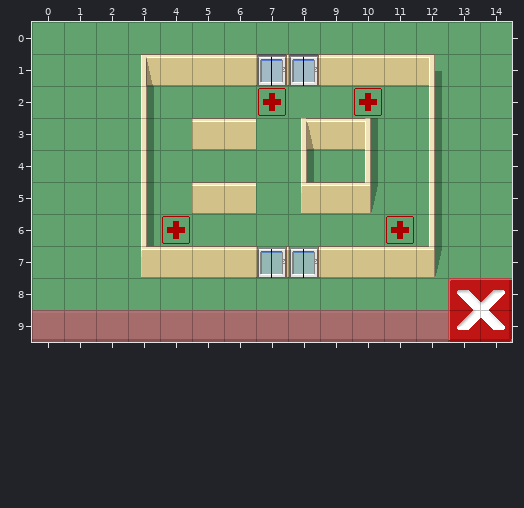
Tiled map: data/levels/merrygoround.tmx. Above: the version before the commit.
Cells are 32x32 px. Shown: x 0..14, y 0..9.
After:
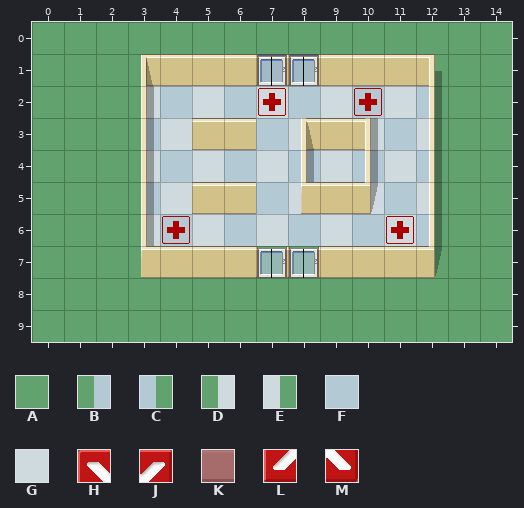
Key: from "hospital_256": A 4, B 12, C 13, D 20, E 21, F 30, G 31, H 54, J 55, K 61, L 62, M 63.
_ is an empty cell, # one hidden under a higher layer.
Author's note on the commit: fixed layers and floors
Changes in this commit:
{"where": "layer \"floor\""}
{"y":2,"x":3,"old":"AAAAAAAAAA","new":"DFGFGFGFGC"}
{"y":3,"x":3,"old":"AA","new":"BG"}
{"y":3,"x":7,"old":"AA","new":"FG"}
{"y":3,"x":10,"old":"AAA","new":"GFE"}
{"y":4,"x":3,"old":"AAAAAAAAAA","new":"DFGFGFGFGC"}
{"y":5,"x":3,"old":"AA","new":"BG"}
{"y":5,"x":7,"old":"AA","new":"FG"}
{"y":5,"x":10,"old":"AAA","new":"GFE"}
{"y":6,"x":3,"old":"AAAAAAAAAA","new":"DFGFGFGFGC"}
{"y":9,"x":0,"old":"###############","new":"AAAAAAAAAAAAAAA"}
{"where": "layer \"UI\" (removed)"}
{"y":8,"x":13,"old":"HJ","new":"__"}
{"y":9,"x":0,"old":"KKKKKKKKKKKKKLM","new":"_______________"}
{"label":"changed","picture_box":[147,86,429,246]}
{"label":"changed","picture_box":[32,278,512,342]}
